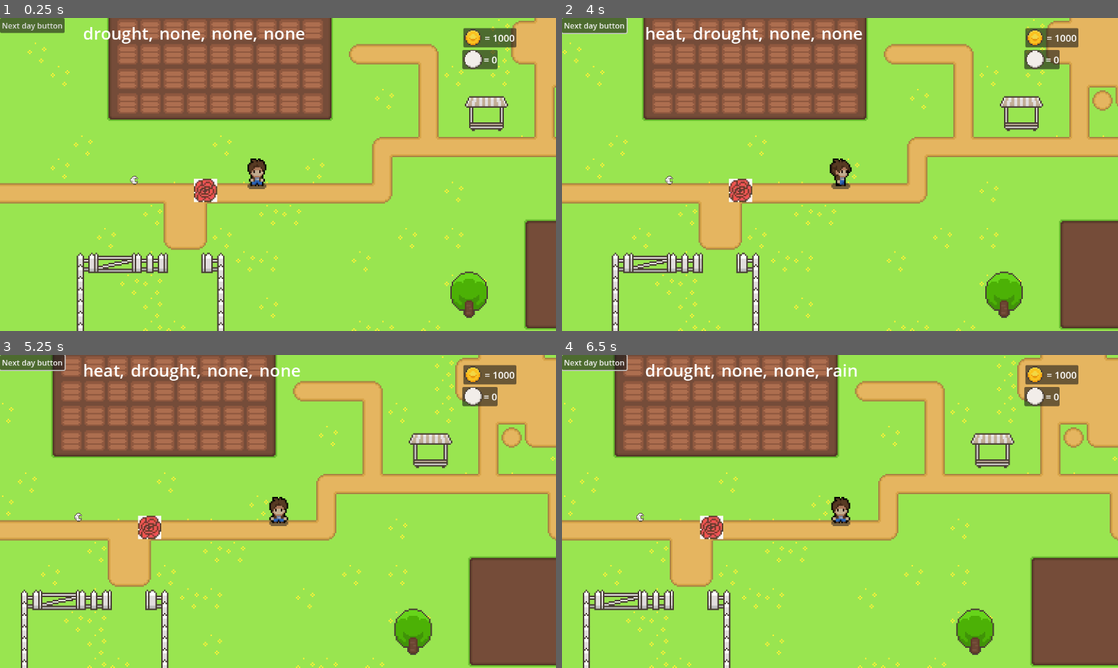
Above: before the commit, frames 1-4 (two rows, left to right).
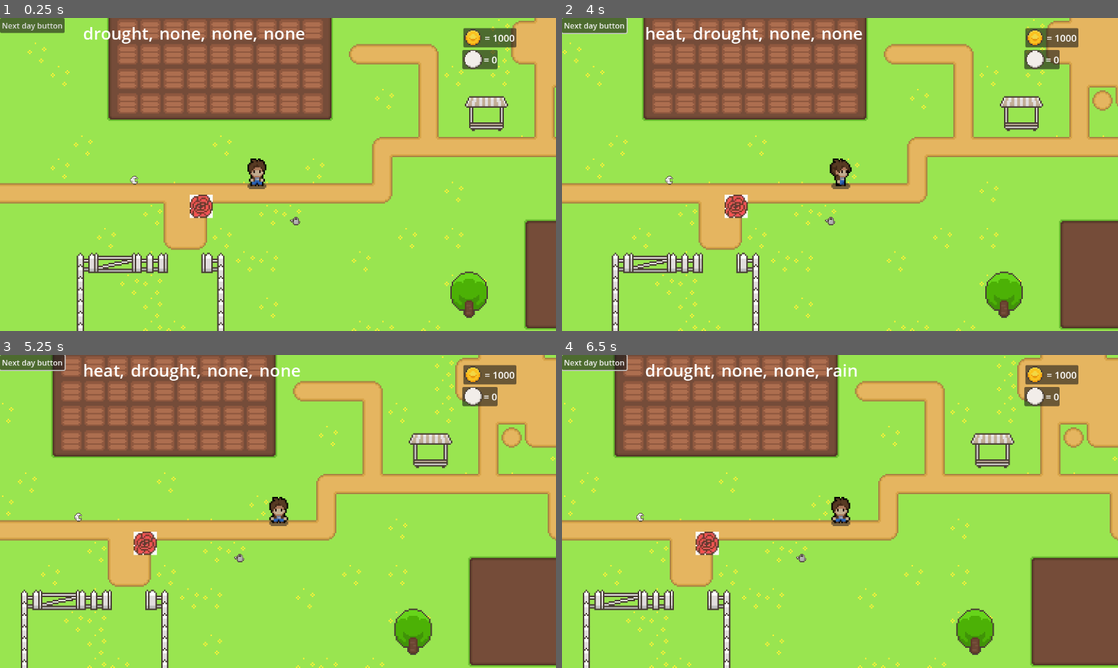
Above: after the commit, the same moments.

Repository: Puuggordo/SDD_Godot_Farming
Game: Godot game, scene res://world.tscn
Same seed, same stepped clock (60 frames per second), same inputs: the game is played once before the commit and once after it. The engine's default icon, where the game draws it, is replaced by a stand-in: a white triangle on a blue panel in a dark square.
Inputs (mouse positions are in pixels of both pictures, inside the frame that each line leads up to):
- Up to frame 1 (0.25 s): no input
- Up to frame 2 (4 s): click "Next day button" at 0.5 s; click "Next day button" at 1.25 s; drag from (689, 30) to (851, 30) at 2.02 s; tap Enter at 2.75 s; drag from (712, 30) to (873, 30) at 2.77 s; tap Space at 3.5 s; move the mouse to (734, 30) at 3.52 s; press the mouse at (734, 30) at 3.53 s; hold D (right) from 3.53 s (still down)
- Up to frame 3 (5.25 s): release D (right) at 4.25 s; release the mouse at (172, 367) at 4.25 s; drag from (139, 367) to (111, 464) at 4.27 s; drag from (161, 367) to (305, 511) at 5.02 s
- Up to frame 4 (6.5 s): tap Enter at 5.75 s; drag from (751, 367) to (634, 392) at 5.77 s

The runs differ from the first frame. In frame 1, 0.6% of the frame differs, in the area x 34-54%, y 51-67%; in frame 2, 0.6%; in frame 3, 0.6%, in the area x 24-44%, y 51-67%; in frame 4, 0.6%.

Commit message:
fertiliser effect + fertiliser resource

Diff:
--- a/Inventory/item.gd
+++ b/Inventory/item.gd
@@ -19,7 +19,7 @@
 @export var growth_frames: SpriteFrames
 
 @export_subgroup("Fertiliser")
-@export var effect_pollen: int
-@export var effect_growth: int
+@export var effect_pollen: float
+@export var effect_growth: float
 @export var effect_add_strengths: Array[String]
 @export var effect_remove_weaknesses: Array[String]
--- a/Scripts/growing_zone.gd
+++ b/Scripts/growing_zone.gd
@@ -1,11 +1,14 @@
 extends Node2D
 
-var plant
 var flower_growing = false
 var flower_grown = false
 var previous_day = Global.current_day
 var flower_alive = true
 var item_data : Item
+var flower : Item
+var fertiliser : Item
+var growth_multiplier = 1
+var pollen_multiplier = 1
 @export var none_frame: SpriteFrames
 @onready var plant_growth_animator = $plant_growing
 
@@ -23,7 +26,7 @@
 		#print("max frames: ",max_frames)
 		#print("frame before: ",plant_growth_animator.frame)
 		if flower_alive and max_frames != 0:
-			plant_growth_animator.frame += 1
+			plant_growth_animator.frame += 1*(growth_multiplier)
 			#print("frame after: ",plant_growth_animator.frame)
 			if plant_growth_animator.frame == max_frames:
 				flower_grown = true
@@ -31,25 +34,29 @@
 
 func _on_area_2d_area_entered(area):
 	var item_object = area.get_parent()
-	if "item_data" in item_object and !flower_growing and !flower_grown:
-		item_data = item_object.item_data
+	if "item_data" in item_object:
+		var item_data = item_object.item_data
 		#print(plant_growth_animator.get_sprite_frames().get_animation_names())
-		if item_data.type == "flower":
+		print(item_data.type)
+		if item_data.type == "flower"  and !flower_growing and !flower_grown:
+			flower = item_data
 			plant_growth_animator.set_sprite_frames(item_data.growth_frames)
 			plant_growth_animator.play("default")
 			flower_growing = true
 			flower_alive = true
 		elif item_data.type == "fertiliser":
-			pass
+			fertiliser = item_data
+			if flower != null:
+				apply_fertiliser_effect()
 
 
 func flower_affinities_handler():
 	var picker = randf()
-	for strengths in item_data.strengths:
+	for strengths in flower.strengths:
 		if Global.current_weather == strengths and picker<=0.1:
 			flower_exterminator()
 			return
-	for weaknesses in item_data.weaknesses:
+	for weaknesses in flower.weaknesses:
 		if Global.current_weather == weaknesses and picker<=0.5:
 			flower_exterminator()
 			return
@@ -62,11 +69,25 @@
 
 
 func flower_resource():
-	if item_data != null:
-		var min_pollen = item_data.pollen_range_min
-		var max_pollen = item_data.pollen_range_max
+	if flower != null:
+		var min_pollen = round(flower.pollen_range_min * pollen_multiplier)
+		var max_pollen = round(flower.pollen_range_max * pollen_multiplier)
 		var pollen_output = randi_range(min_pollen, max_pollen)
+		print(pollen_output)
 		Global.player_pollen += pollen_output
+
+func apply_fertiliser_effect():
+	var picker = randf()
+	if picker <= (fertiliser.effect_growth - int(fertiliser.effect_growth)):
+		growth_multiplier = int(fertiliser.effect_growth)+1
+	else:
+		growth_multiplier = int(fertiliser.effect_growth)
+	if fertiliser.effect_pollen > 1:
+		pollen_multiplier = fertiliser.effect_pollen
+	else:
+		pollen_multiplier = 1
+	#fertiliser.effect_remove_weaknesses
+	#fertiliser.effect_add_strengths
 
 
 func _on_area_2d_input_event(_viewport, _event, _shape_idx):
@@ -76,9 +97,11 @@
 
 
 func flower_exterminator():
-	item_data = null
+	flower = null
 	flower_grown = false
 	flower_growing = false
 	flower_alive = false
 	plant_growth_animator.set_sprite_frames(none_frame)
 	plant_growth_animator.play("default")
+	pollen_multiplier = 1
+	growth_multiplier = 1
--- a/Shop/shop.tscn
+++ b/Shop/shop.tscn
@@ -1,9 +1,69 @@
-[gd_scene load_steps=5 format=3 uid="uid://vcdoku1x7cjg"]
+[gd_scene load_steps=13 format=3 uid="uid://vcdoku1x7cjg"]
 
 [ext_resource type="Script" path="res://Shop/shop.gd" id="1_222po"]
 [ext_resource type="PackedScene" uid="uid://cqt3el0jmrax" path="res://Shop/shop_item.tscn" id="2_ofy8i"]
 [ext_resource type="Resource" uid="uid://dyo1icmytxftu" path="res://flowers/rose_seed.tres" id="3_de1md"]
-[ext_resource type="Resource" uid="uid://ca6qcynhj4psp" path="res://flowers/snowdrop_seed.tres" id="4_f5q0p"]
+[ext_resource type="Texture2D" uid="uid://cjmx1p1epr4w1" path="res://scenes/farming/farmingTilesheetComplete.png" id="4_58e6m"]
+[ext_resource type="Script" path="res://Inventory/item.gd" id="5_s4ko7"]
+
+[sub_resource type="AtlasTexture" id="AtlasTexture_tpc0k"]
+atlas = ExtResource("4_58e6m")
+region = Rect2(128, 48, 16, 16)
+
+[sub_resource type="AtlasTexture" id="AtlasTexture_o3lm5"]
+atlas = ExtResource("4_58e6m")
+region = Rect2(112, 48, 16, 16)
+
+[sub_resource type="AtlasTexture" id="AtlasTexture_ytty7"]
+atlas = ExtResource("4_58e6m")
+region = Rect2(96, 48, 16, 16)
+
+[sub_resource type="AtlasTexture" id="AtlasTexture_g3hrs"]
+atlas = ExtResource("4_58e6m")
+region = Rect2(80, 48, 16, 16)
+
+[sub_resource type="SpriteFrames" id="SpriteFrames_5wiak"]
+animations = [{
+"frames": [{
+"duration": 1.0,
+"texture": SubResource("AtlasTexture_tpc0k")
+}, {
+"duration": 1.0,
+"texture": SubResource("AtlasTexture_o3lm5")
+}, {
+"duration": 1.0,
+"texture": SubResource("AtlasTexture_ytty7")
+}, {
+"duration": 1.0,
+"texture": SubResource("AtlasTexture_g3hrs")
+}],
+"loop": true,
+"name": &"default",
+"speed": 0.0
+}]
+
+[sub_resource type="AtlasTexture" id="AtlasTexture_8e3nq"]
+atlas = ExtResource("4_58e6m")
+region = Rect2(80, 80, 16, 16)
+
+[sub_resource type="Resource" id="Resource_r3ski"]
+resource_local_to_scene = true
+script = ExtResource("5_s4ko7")
+quantity = 0
+item_name = "Snowdrop"
+type = "flower"
+item_texture = SubResource("AtlasTexture_8e3nq")
+max_stack = 8
+cost = 50
+strengths = Array[String]([])
+weaknesses = Array[String]([])
+pollen_range_min = 10
+pollen_range_max = 6
+growth_frames = SubResource("SpriteFrames_5wiak")
+effect_pollen = 0.0
+effect_growth = 0.0
+effect_add_strengths = Array[String]([])
+effect_remove_weaknesses = Array[String]([])
 
 [node name="shop" type="CanvasLayer"]
 script = ExtResource("1_222po")
@@ -23,7 +83,7 @@
 
 [node name="Item2" parent="ScrollContainer/ItemContainer" instance=ExtResource("2_ofy8i")]
 layout_mode = 2
-item = ExtResource("4_f5q0p")
+item = SubResource("Resource_r3ski")
 
 [node name="Button" type="Button" parent="."]
 offset_left = 84.0
--- /dev/null
+++ b/fertiliser/growth_fertilser.tres
@@ -0,0 +1,25 @@
+[gd_resource type="Resource" script_class="Item" load_steps=4 format=3 uid="uid://ey0osiv5t767"]
+
+[ext_resource type="Texture2D" uid="uid://cjmx1p1epr4w1" path="res://scenes/farming/farmingTilesheetComplete.png" id="1_q5l1r"]
+[ext_resource type="Script" path="res://Inventory/item.gd" id="1_xg0rj"]
+
+[sub_resource type="AtlasTexture" id="AtlasTexture_dm8tm"]
+atlas = ExtResource("1_q5l1r")
+region = Rect2(112, 80, 16, 16)
+
+[resource]
+script = ExtResource("1_xg0rj")
+quantity = 0
+item_name = "Growth"
+type = "fertiliser"
+item_texture = SubResource("AtlasTexture_dm8tm")
+max_stack = 4
+cost = 15
+strengths = Array[String]([])
+weaknesses = Array[String]([])
+pollen_range_min = 0
+pollen_range_max = 0
+effect_pollen = 2.0
+effect_growth = 1.5
+effect_add_strengths = Array[String]([])
+effect_remove_weaknesses = Array[String]([])
--- a/flowers/rose_seed.tres
+++ b/flowers/rose_seed.tres
@@ -44,9 +44,9 @@
 strengths = Array[String](["rain"])
 weaknesses = Array[String]([])
 pollen_range_min = 5
-pollen_range_max = 1
+pollen_range_max = 5
 growth_frames = SubResource("SpriteFrames_btg4e")
-effect_pollen = 0
-effect_growth = 0
+effect_pollen = 0.0
+effect_growth = 0.0
 effect_add_strengths = Array[String]([])
 effect_remove_weaknesses = Array[String]([])
--- a/world.tscn
+++ b/world.tscn
@@ -7,6 +7,7 @@
 [ext_resource type="Texture2D" uid="uid://c734sukpj8r2t" path="res://scenes/farming/food_stall.png" id="7_8rf2i"]
 [ext_resource type="Script" path="res://Scripts/front.gd" id="7_58b76"]
 [ext_resource type="Script" path="res://Scripts/coin_amount.gd" id="9_o8pld"]
+[ext_resource type="Resource" uid="uid://ey0osiv5t767" path="res://fertiliser/growth_fertilser.tres" id="10_hhwco"]
 [ext_resource type="PackedScene" uid="uid://vcdoku1x7cjg" path="res://Shop/shop.tscn" id="12_i8hnp"]
 [ext_resource type="Script" path="res://Inventory/item.gd" id="12_sba0i"]
 [ext_resource type="Resource" uid="uid://dyo1icmytxftu" path="res://flowers/rose_seed.tres" id="13_tkxlp"]
@@ -856,7 +857,7 @@
 atlas = ExtResource("1_7c0cg")
 region = Rect2(80, 80, 16, 16)
 
-[sub_resource type="Resource" id="Resource_7w36x"]
+[sub_resource type="Resource" id="Resource_1w2th"]
 resource_local_to_scene = true
 script = ExtResource("12_sba0i")
 quantity = 1
@@ -870,8 +871,8 @@
 pollen_range_min = 10
 pollen_range_max = 6
 growth_frames = SubResource("SpriteFrames_5wiak")
-effect_pollen = 0
-effect_growth = 0
+effect_pollen = 0.0
+effect_growth = 0.0
 effect_add_strengths = Array[String]([])
 effect_remove_weaknesses = Array[String]([])
 
@@ -962,11 +963,15 @@
 
 [node name="ExampleItem" parent="." instance=ExtResource("16_f7tpb")]
 position = Vector2(93, 175)
-item_data = SubResource("Resource_7w36x")
+item_data = SubResource("Resource_1w2th")
 
 [node name="ExampleItem2" parent="." instance=ExtResource("16_f7tpb")]
-position = Vector2(142, 182)
+position = Vector2(139, 193)
 item_data = ExtResource("13_tkxlp")
+
+[node name="ExampleItem3" parent="." instance=ExtResource("16_f7tpb")]
+position = Vector2(204, 203)
+item_data = ExtResource("10_hhwco")
 
 [node name="UI" type="CanvasLayer" parent="."]
 process_mode = 3
Not shown: 1 places in world.tscn that only renumber resources
